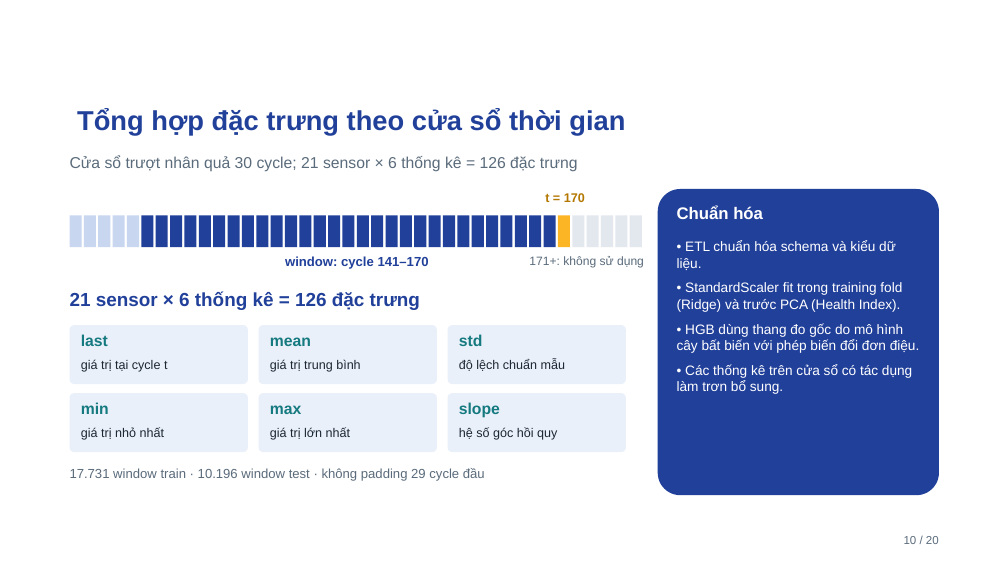
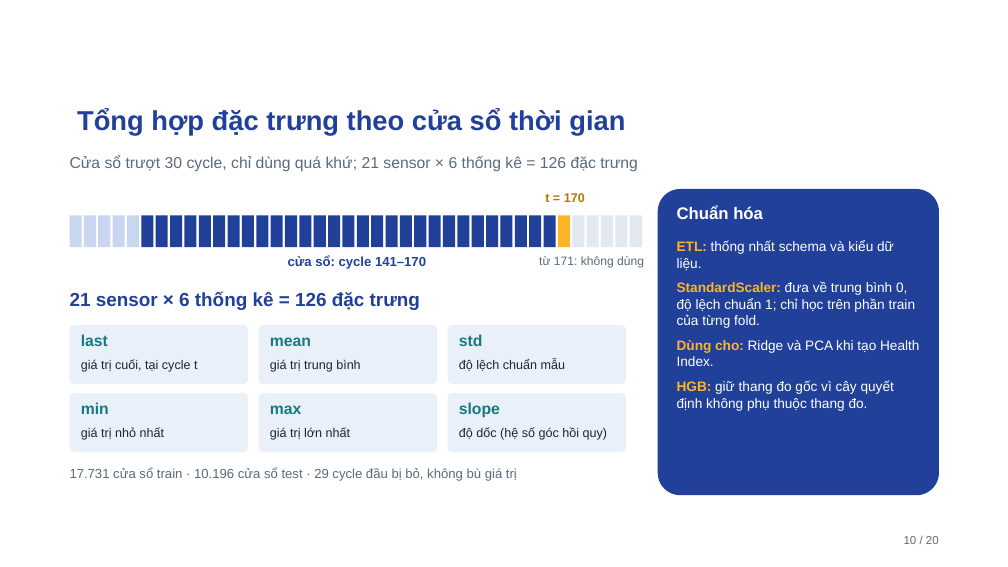
Before and after one commit to ti014/tinasa-cmapss-rul-prediction, a slide deck: slide 10 of slides/cmapss_fd001_presentation.pptx. Drawn at 1008x567 pixels with LibreOffice and Linux fonts; fonts in the diff are those of the drawing; background and template pictures are left out. Boxes give left, top, right and bottom in pixels: in the first picture for what was removed or moved away, otherwise in the second. Text is boxed around its words. In the diff, an @@ line names an element or a change of style, - is before the commit and + after.

```diff
--- a/slides/cmapss_fd001_presentation.pptx
+++ b/slides/cmapss_fd001_presentation.pptx
@@ text at bbox=[70, 155, 638, 172]: text changed @@
-Cửa sổ trượt nhân quả 30 cycle; 21 sensor × 6 thống kê = 126 đặc trưng
+Cửa sổ trượt 30 cycle, chỉ dùng quá khứ; 21 sensor × 6 thống kê = 126 đặc trưng
@@ text at bbox=[288, 255, 426, 269]: text changed @@
-window: cycle 141–170
+cửa sổ: cycle 141–170
@@ text at bbox=[539, 256, 644, 267]: text changed @@
-171+: không sử dụng
+từ 171: không dùng
@@ text at bbox=[677, 240, 919, 411]: text changed @@
-• ETL chuẩn hóa schema và kiểu dữ liệu.
-• StandardScaler fit trong training fold (Ridge) và trước PCA (Health Index).
-• HGB dùng thang đo gốc do mô hình cây bất biến với phép biến đổi đơn điệu.
-• Các thống kê trên cửa sổ có tác dụng làm trơn bổ sung.
+ETL: thống nhất schema và kiểu dữ liệu.
+StandardScaler: đưa về trung bình 0, độ lệch chuẩn 1; chỉ học trên phần train của từng fold.
+Dùng cho: Ridge và PCA khi tạo Health Index.
+HGB: giữ thang đo gốc vì cây quyết định không phụ thuộc thang đo.
@@ text at bbox=[81, 359, 197, 372]: text changed @@
-giá trị tại cycle t
+giá trị cuối, tại cycle t
@@ text at bbox=[459, 427, 607, 440]: text changed @@
-hệ số góc hồi quy
+độ dốc (hệ số góc hồi quy)
@@ text at bbox=[70, 467, 517, 481]: text changed @@
-17.731 window train · 10.196 window test · không padding 29 cycle đầu
+17.731 cửa sổ train · 10.196 cửa sổ test · 29 cycle đầu bị bỏ, không bù giá trị
```
Also in this commit, not shown: 18 other slides changed, 32 other files.
